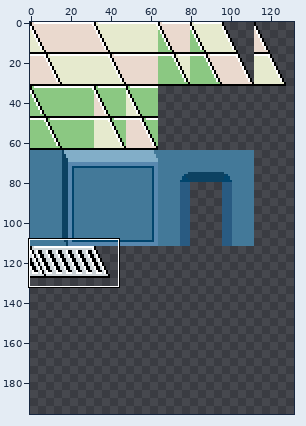
One commit to this sprite sheet: gfx/scene/tiles.png. The picture above shows the old version from afar; the outline marks the close-up.
Close-up. Old version:
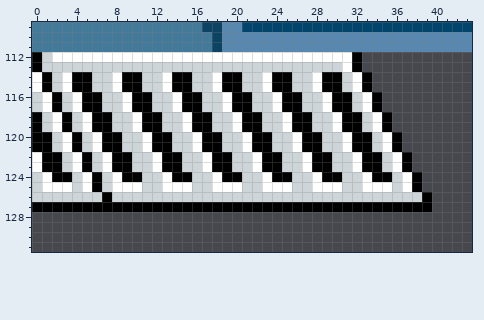
The file is 320x256 pixels. Shown: x 0..43, y 109..131. The wide view leaves out empty margins. The commit also changed other parts of the picture, which this record leaves out.
After:
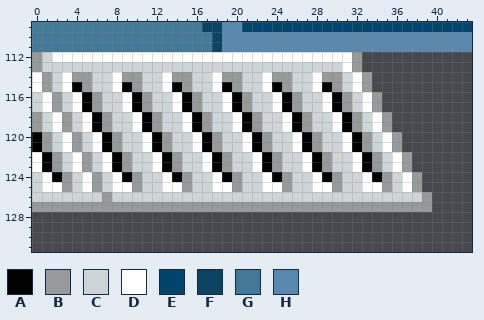
Palette (. is transparent): A #000000  B #979a9a  C #ced5d8  D #ffffff  E #01456d  F #0c4262  G #437999  H #5888af
Edits made:
y 112..113: x 0 A -> B; x 32 A -> B
y 114: x 1 A -> B; x 4..5 AA -> BB; x 9..10 AA -> BB; x 14..15 AA -> BB; x 19..20 AA -> BB; x 24..25 AA -> BB; x 29..30 AA -> BB; x 33 A -> B
y 115: x 1 A -> B; x 5 A -> B; x 10 A -> B; x 15 A -> B; x 20 A -> B; x 25 A -> B; x 30 A -> B; x 33 A -> B
y 116..117: x 2 A -> B; x 6 A -> B; x 11 A -> B; x 16 A -> B; x 21 A -> B; x 26 A -> B; x 31 A -> B; x 34 A -> B
y 118..119: x 0 A -> B; x 3 A -> B; x 7 A -> B; x 12 A -> B; x 17 A -> B; x 22 A -> B; x 27 A -> B; x 32 A -> B; x 35 A -> B
y 120..121: x 1 A -> B; x 4 A -> B; x 8 A -> B; x 13 A -> B; x 18 A -> B; x 23 A -> B; x 28 A -> B; x 33 A -> B; x 36 A -> B
y 122..123: x 2 A -> B; x 5 A -> B; x 9 A -> B; x 14 A -> B; x 19 A -> B; x 24 A -> B; x 29 A -> B; x 34 A -> B; x 37 A -> B
y 124: x 3 A -> B; x 6 A -> B; x 10 A -> B; x 15 A -> B; x 20 A -> B; x 25 A -> B; x 30 A -> B; x 35 A -> B; x 38 A -> B
y 125: x 3 D -> B; x 6 A -> B; x 10 D -> B; x 15 D -> B; x 20 D -> B; x 25 D -> B; x 30 D -> B; x 35 D -> B; x 38 A -> B
y 126: x 7 A -> B; x 39 A -> B
y 127: x 0..39 AAAAAAAAAAAAAAAAAAAAAAAAAAAAAAAAAAAAAAAA -> BBBBBBBBBBBBBBBBBBBBBBBBBBBBBBBBBBBBBBBB
Pixel boxes of the changes (left, top, right, bottom) in both close-ups:
changed: (32, 52, 432, 212)
